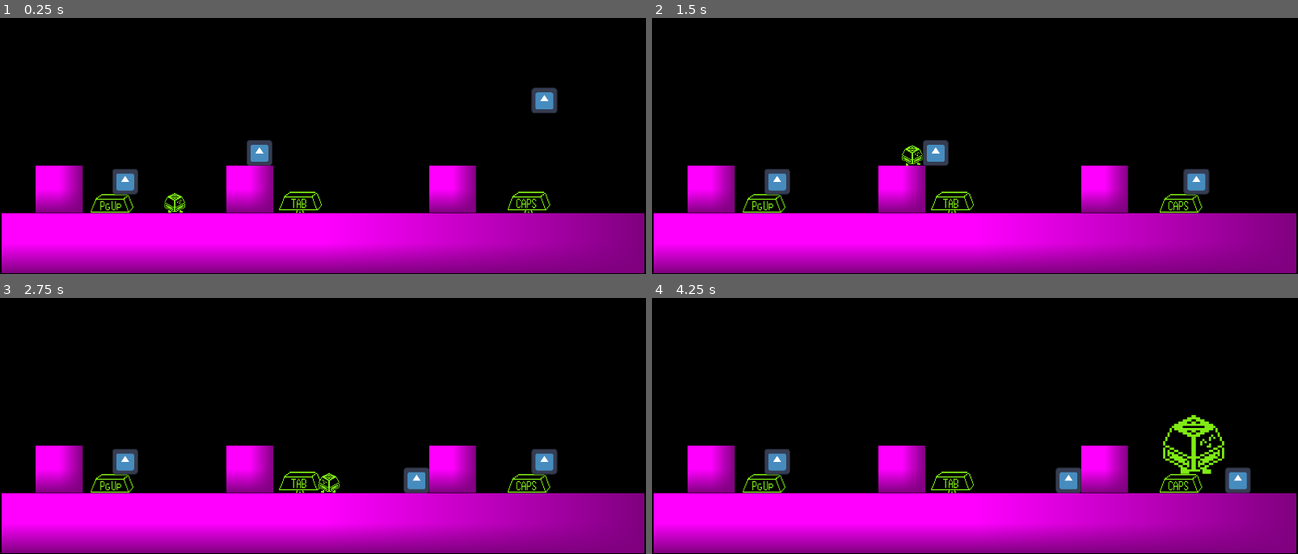
Above: before the commit, frames 1-4 (two rows, left to right).
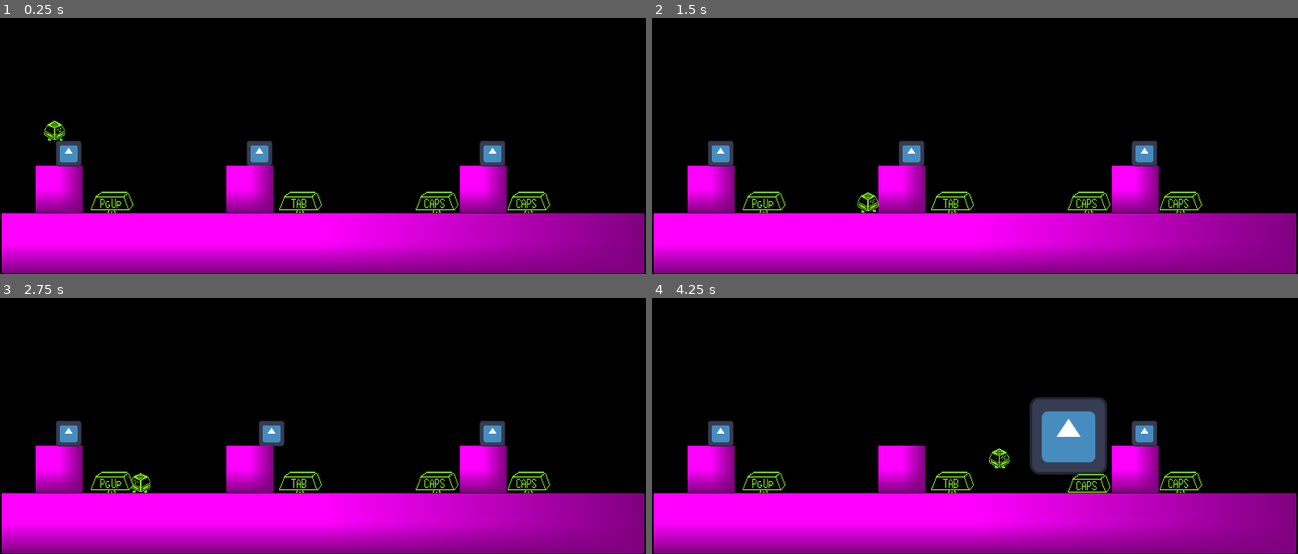
Above: after the commit, the same moments.

Repository: BradyKearley/CuHacking
Game: Godot game, scene res://Levels/box_test.tscn
The game is run twice, just before and just after one commit, with the same random seed, the same clock (stepped at 60 frames per second) and the same inputs. The project has no main scene, so this scene is started directly. The engine's default icon, where the game draws it, is replaced by a stand-in: a white triangle on a blue panel in a dark square.
Inputs:
- Up to frame 1 (0.25 s): no input
- Up to frame 2 (1.5 s): tap Enter (ui_accept) at 0.5, 0.77 s; hold Right (ui_right) from 0.53 s (still down)
- Up to frame 3 (2.75 s): tap Enter (ui_accept) at 1.52 s; release Right (ui_right) at 2.03 s; hold Left (ui_left) from 2.03 s (still down)
- Up to frame 4 (4.25 s): release Left (ui_left) at 2.78 s; hold Right (ui_right) from 2.78 s (still down); tap Enter (ui_accept) at 3.02, 3.77 s

The runs differ from the first frame. In frame 1, 4.4% of the frame differs, in the area x 6-87%, y 27-77%; in frame 2, 5.3%; in frame 3, 5.4%; in frame 4, 8.8%, in the area x 8-93%, y 38-77%.

Commit message:
Added Box functionality and Ball

Diff:
--- /dev/null
+++ b/Levels/ball_test.tscn
@@ -0,0 +1,58 @@
+[gd_scene load_steps=7 format=3 uid="uid://cdt5s5mjwe3u0"]
+
+[ext_resource type="PackedScene" uid="uid://dru4jk631bc6q" path="res://Player/player.tscn" id="1_rbxnc"]
+[ext_resource type="PackedScene" uid="uid://di2ppmsvb0tg6" path="res://Scenes/ball.tscn" id="2_2tkx8"]
+
+[sub_resource type="PlaceholderTexture2D" id="PlaceholderTexture2D_2tkx8"]
+
+[sub_resource type="RectangleShape2D" id="RectangleShape2D_i3qsx"]
+size = Vector2(295, 26)
+
+[sub_resource type="RectangleShape2D" id="RectangleShape2D_nsqrl"]
+size = Vector2(149, 9)
+
+[sub_resource type="PlaceholderTexture2D" id="PlaceholderTexture2D_8l206"]
+
+[node name="BallTest" type="StaticBody2D"]
+
+[node name="Sprite2D" type="Sprite2D" parent="."]
+position = Vector2(34, 77)
+scale = Vector2(273, 25.5)
+texture = SubResource("PlaceholderTexture2D_2tkx8")
+
+[node name="CollisionShape2D" type="CollisionShape2D" parent="."]
+position = Vector2(33, 77)
+shape = SubResource("RectangleShape2D_i3qsx")
+
+[node name="Player" parent="." instance=ExtResource("1_rbxnc")]
+position = Vector2(-69, 57)
+scale = Vector2(0.5, 0.5)
+
+[node name="Camera2D" type="Camera2D" parent="."]
+position = Vector2(34, 13)
+zoom = Vector2(7, 7)
+
+[node name="StaticBody2D" type="StaticBody2D" parent="."]
+position = Vector2(-17, 9)
+rotation = 0.23911
+
+[node name="CollisionShape2D" type="CollisionShape2D" parent="StaticBody2D"]
+shape = SubResource("RectangleShape2D_nsqrl")
+
+[node name="Sprite2D" type="Sprite2D" parent="StaticBody2D"]
+scale = Vector2(149, 9)
+texture = SubResource("PlaceholderTexture2D_8l206")
+
+[node name="Ball" parent="." instance=ExtResource("2_2tkx8")]
+position = Vector2(-70, -21)
+
+[node name="StaticBody2D2" type="StaticBody2D" parent="."]
+position = Vector2(134, 30)
+rotation = -0.295325
+
+[node name="CollisionShape2D" type="CollisionShape2D" parent="StaticBody2D2"]
+shape = SubResource("RectangleShape2D_nsqrl")
+
+[node name="Sprite2D" type="Sprite2D" parent="StaticBody2D2"]
+scale = Vector2(149, 9)
+texture = SubResource("PlaceholderTexture2D_8l206")
--- a/Levels/box_test.tscn
+++ b/Levels/box_test.tscn
@@ -30,7 +30,7 @@
 position = Vector2(24, 60)
 
 [node name="Player" parent="." instance=ExtResource("2_r62j0")]
-position = Vector2(-29, 56)
+position = Vector2(-80, 20)
 scale = Vector2(0.5, 0.5)
 
 [node name="Camera2D" type="Camera2D" parent="."]
@@ -44,7 +44,7 @@
 position = Vector2(121, 60)
 
 [node name="Box" parent="." instance=ExtResource("5_4koiy")]
-position = Vector2(7, 37)
+position = Vector2(7, 38)
 scale = Vector2(1.01544, 1.00294)
 
 [node name="StaticBody2D" type="StaticBody2D" parent="."]
@@ -73,18 +73,21 @@
 position = Vector2(101, 54)
 
 [node name="CollisionShape2D" type="CollisionShape2D" parent="StaticBody2D3"]
-position = Vector2(-12, 0)
+position = Vector2(1, 0)
 shape = SubResource("RectangleShape2D_quler")
 
 [node name="Sprite2D" type="Sprite2D" parent="StaticBody2D3"]
-position = Vector2(-12, -4.76837e-07)
+position = Vector2(0.999992, -4.76837e-07)
 scale = Vector2(20, 20)
 texture = SubResource("PlaceholderTexture2D_xc404")
 
 [node name="Box2" parent="." instance=ExtResource("5_4koiy")]
-position = Vector2(-50, 36)
+position = Vector2(-74, 38)
 scale = Vector2(1.03112, 1.00589)
 
 [node name="Box3" parent="." instance=ExtResource("5_4koiy")]
-position = Vector2(128, -12)
+position = Vector2(106, 38)
 scale = Vector2(1.04704, 1.00885)
+
+[node name="CapsLock2" parent="." instance=ExtResource("4_repx2")]
+position = Vector2(82, 60)
--- /dev/null
+++ b/Scenes/ball.tscn
@@ -0,0 +1,26 @@
+[gd_scene load_steps=5 format=3 uid="uid://di2ppmsvb0tg6"]
+
+[ext_resource type="Script" uid="uid://wshhrvhspqfm" path="res://Scripts/ball.gd" id="1_d60mj"]
+
+[sub_resource type="PlaceholderTexture2D" id="PlaceholderTexture2D_ij5cq"]
+
+[sub_resource type="CircleShape2D" id="CircleShape2D_376qj"]
+radius = 7.0
+
+[sub_resource type="CircleShape2D" id="CircleShape2D_yk4cr"]
+radius = 8.0
+
+[node name="Ball" type="RigidBody2D"]
+script = ExtResource("1_d60mj")
+
+[node name="Sprite2D" type="Sprite2D" parent="."]
+scale = Vector2(10, 10)
+texture = SubResource("PlaceholderTexture2D_ij5cq")
+
+[node name="Collider" type="CollisionShape2D" parent="."]
+shape = SubResource("CircleShape2D_376qj")
+
+[node name="Hitbox" type="Area2D" parent="."]
+
+[node name="Hitbox" type="CollisionShape2D" parent="Hitbox"]
+shape = SubResource("CircleShape2D_yk4cr")
--- a/Scenes/box.tscn
+++ b/Scenes/box.tscn
@@ -42,13 +42,13 @@
 
 [node name="LeftCollider" type="Area2D" parent="."]
 
-[node name="CollisionShape2D" type="CollisionShape2D" parent="LeftCollider"]
+[node name="LHitbox" type="CollisionShape2D" parent="LeftCollider"]
 position = Vector2(-4, 0)
 shape = SubResource("RectangleShape2D_ego7h")
 
 [node name="RightCollider" type="Area2D" parent="."]
 
-[node name="CollisionShape2D" type="CollisionShape2D" parent="RightCollider"]
+[node name="RHitbox" type="CollisionShape2D" parent="RightCollider"]
 position = Vector2(4, 0)
 shape = SubResource("RectangleShape2D_2jyye")
 
--- a/Scenes/caps_lock.tscn
+++ b/Scenes/caps_lock.tscn
@@ -73,4 +73,5 @@
 animation = &"Up"
 
 [connection signal="body_entered" from="Hitbox" to="." method="_on_hitbox_body_entered"]
+[connection signal="body_exited" from="Hitbox" to="." method="_on_hitbox_body_exited"]
 [connection signal="body_exited" from="Detector" to="." method="_on_detector_body_exited"]
--- /dev/null
+++ b/Scripts/ball.gd
@@ -0,0 +1,14 @@
+extends RigidBody2D
+
+var push_force = 50  # Adjust to control push strength
+var push_vector = Vector2.ZERO
+
+func _on_hitbox_body_entered(body: Node2D) -> void:
+	if body.is_in_group("Player"):
+		print("touch")
+		if body.is_caps:
+			push_force = 100
+		else: # Small box, small player
+			push_force = 50
+		push_vector = (global_position - body.global_position).normalized()
+		apply_force(Vector2.ZERO, push_vector * push_force)
--- a/Scripts/box.gd
+++ b/Scripts/box.gd
@@ -3,18 +3,48 @@
 var is_caps = false
 var push_force = 50  # Adjust to control push strength
 
+func change_size() -> void:
+	if is_caps:
+		$AnimatedSprite2D.scale /= 3
+		$CollisionShape2D.scale /= 3
+		$LeftCollider/LHitbox.scale /= 3
+		$LeftCollider/LHitbox.global_position.x += 8
+		$RightCollider/RHitbox.scale /= 3
+		$RightCollider/RHitbox.global_position.x -= 8
+		is_caps = false
+	else:
+		$AnimatedSprite2D.scale *= 3
+		$CollisionShape2D.scale *= 3
+		$LeftCollider/LHitbox.scale *= 3
+		$LeftCollider/LHitbox.global_position.x -= 8
+		$RightCollider/RHitbox.scale *= 3
+		$RightCollider/RHitbox.global_position.x += 8
+		is_caps = true
+
 func _on_left_collider_body_entered(body: Node2D) -> void:
 	if body.is_in_group("Player"):
-		if body.is_caps:
+		if is_caps and !body.is_caps: # Big box, small player
+			physics_material_override.friction = 100
+		elif is_caps and body.is_caps: # Big box, big player
+			push_force = 100
+			physics_material_override.friction = 1
+		elif !is_caps and body.is_caps: # Small box, big player
 			physics_material_override.friction = 0.08
-		else:
+		else: # Small box, small player
 			physics_material_override.friction = 1
 		linear_velocity.x = 1.0 * push_force  # Apply force to move the box
+		push_force = 50
 
 func _on_right_collider_body_entered(body: Node2D) -> void:
 	if body.is_in_group("Player"):
-		if body.is_caps:
+		if is_caps and !body.is_caps: # Big box, small player
+			physics_material_override.friction = 100
+		elif is_caps and body.is_caps: # Big box, big player
+			push_force = 100
+			physics_material_override.friction = 1
+		elif !is_caps and body.is_caps: # Small box, big player
 			physics_material_override.friction = 0.08
-		else:
+		else: # Small box, small player
 			physics_material_override.friction = 1
-		linear_velocity.x = -1.0 * push_force  # Apply force to move the box
+		linear_velocity.x = 1.0 * push_force  # Apply force to move the box
+		push_force = 50
--- a/Scripts/caps_lock.gd
+++ b/Scripts/caps_lock.gd
@@ -8,34 +8,30 @@
 	old_pos_y = global_position.y
 
 func press(body: Node2D) -> void:
-	# Change if shift signal
-	$AudioStreamPlayer2D.pitch_scale = randf_range(0.8,1.2)
-	$AudioStreamPlayer2D.play()
 	if $Timer.is_stopped():
-		if !body.is_caps: # Maybe change to another higher quality sprite here so it's not fuzzy
-			body.scale *= 3;
-			body.is_caps = true
-			if body.is_in_group("Movable"):
-				disabled = true
-		else:
-			body.scale /= 3;
-			body.is_caps = false
-			if body.is_in_group("Movable"):
-				disabled = true
+		$AudioStreamPlayer2D.pitch_scale = randf_range(0.8,1.2)
+		$AudioStreamPlayer2D.play()
+		$AnimatedSprite2D.play("Down")
+		body.change_size()
 
 	$Timer.start()
 	is_pressed = true
-	$AnimatedSprite2D.play("Down")
 
 func release() -> void:
 	is_pressed = false
 	$AnimatedSprite2D.play("Up")
 
 func _on_hitbox_body_entered(body: Node2D) -> void:
-	if body.is_in_group("Player") or body.is_in_group("Movable"): # Ensure the player is falling onto the button
+	if body.is_in_group("Player") and !disabled:
 		press(body)
+	if body.is_in_group("Movable"):
+		press(body)
+		disabled = true
+
+func _on_hitbox_body_exited(body: Node2D) -> void:
+	if body.is_in_group("Movable"):
+		disabled = false
 
 func _on_detector_body_exited(body: Node2D) -> void:
 	if body.is_in_group("Player"):
 		release()
-		disabled = false
--- a/Scripts/page_up.gd
+++ b/Scripts/page_up.gd
@@ -11,7 +11,6 @@
 	$AudioStreamPlayer2D.play()
 	$AnimatedSprite2D.play("Down")
 	actor = body
-	$Timer.start()
 
 func release() -> void:
 	actor = null
@@ -19,8 +18,12 @@
 
 func _on_hitbox_body_entered(body: Node2D) -> void:
 	if !disabled:
-		if body.is_in_group("Player") or body.is_in_group("Movable"):  # Ensure the player is falling onto the button
+		if(body.is_in_group("Movable")):
+			disabled = true
 			press(body)
+		if body.is_in_group("Player") and !disabled:
+			press(body)
+			$Timer.start()
 
 func _on_detector_body_exited(body: Node2D) -> void:
 	if body.is_in_group("Player"):
@@ -34,5 +37,3 @@
 		if(actor.is_in_group("Player")):
 			actor.velocity.y = -jump_height  # Strong upward push
 			actor.move_and_slide()  # Apply the new velocity
-		if(actor.is_in_group("Movable")):
-			disabled = true
--- a/Scripts/player.gd
+++ b/Scripts/player.gd
@@ -5,6 +5,16 @@
 @onready var sprite = $AnimatedSprite2D # Ensure the AnimatedSprite2D node is named properly
 var facing_right = true # Track the player's facing direction
 var is_caps = false
+
+func change_size() -> void:
+	if is_caps:
+		$AnimatedSprite2D.scale /= 3
+		$CollisionShape2D.scale /= 3
+		is_caps = false
+	else:
+		$AnimatedSprite2D.scale *= 3
+		$CollisionShape2D.scale *= 3
+		is_caps = true
 
 func _physics_process(delta: float) -> void:
 	# Add the gravity.
Not shown, added: Scripts/ball.gd.uid
